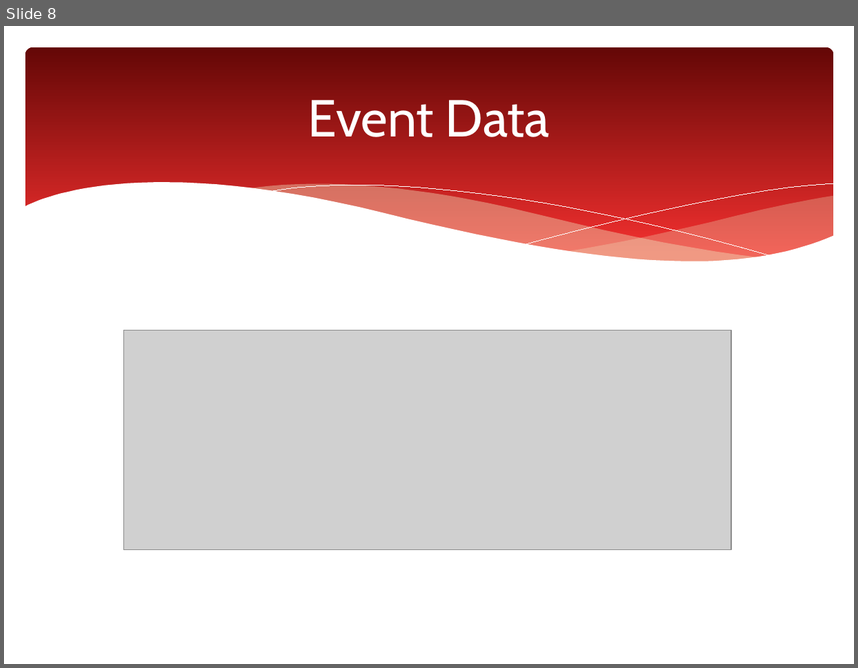
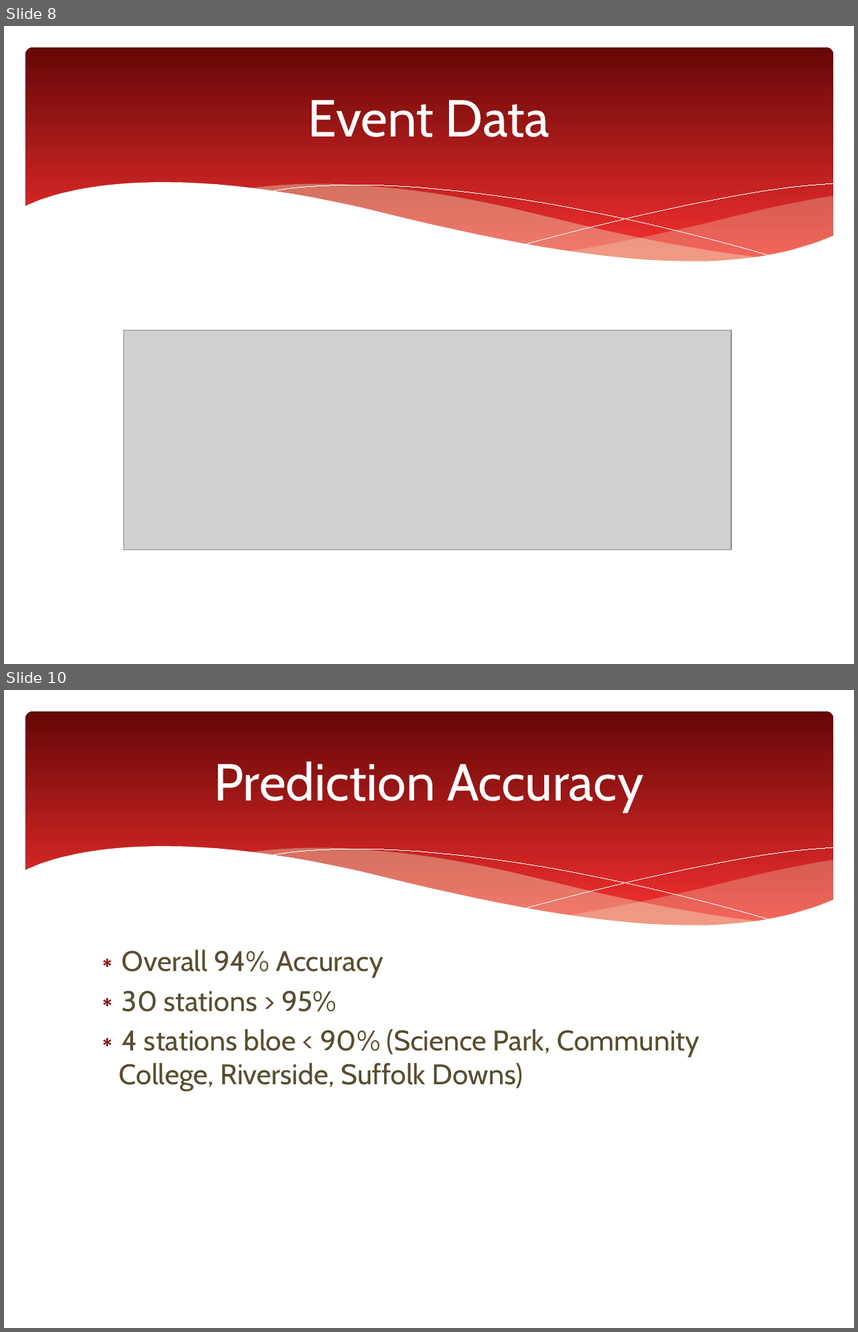
Before and after one commit to azampagl/harvard-capstone, a slide deck: docs/presentations/executive/mbta-capstone_executive.pptx. Shown one above the other, each under a label of ours: slide 8 before the commit, slides 8 and 10 after it; the slides between them are not shown. The pictures are 858x668 and 858x1332 pixels, drawn with LibreOffice and Linux fonts; fonts in the diff are those of the drawing; grey boxes stand for pictures. Boxes give left, top, right and bottom in pixels: in the first picture for what was removed or moved away, otherwise in the second. Text is boxed around its words. In the diff, an @@ line names an element or a change of style, - is before the commit and + after.

```diff
--- a/docs/presentations/executive/mbta-capstone_executive.pptx
+++ b/docs/presentations/executive/mbta-capstone_executive.pptx
@@ slide 10 added at [4,690,854,1328], background #FFFFFF; not listed: 6 template elements that a slide beside it also shows @@
@@ title added at [214,761,644,811], 44 pt, text #FFFFFF @@
+Prediction Accuracy
@@ text added at [119,949,700,1091], 24 pt, text #584D2E @@
+∗ Overall 94% Accuracy
+∗ 30 stations > 95%
+∗ 4 stations bloe < 90% (Science Park, Community College, Riverside, Suffolk Downs)
```
Also in this commit, not shown: 3 slides changed.
